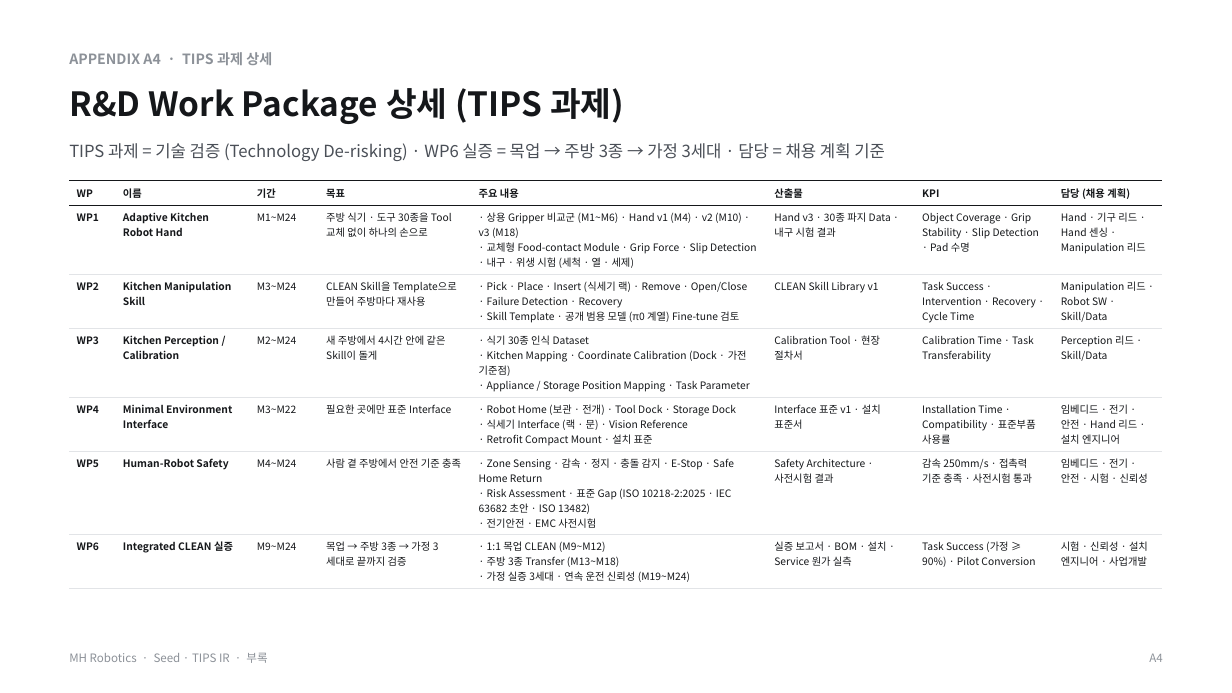
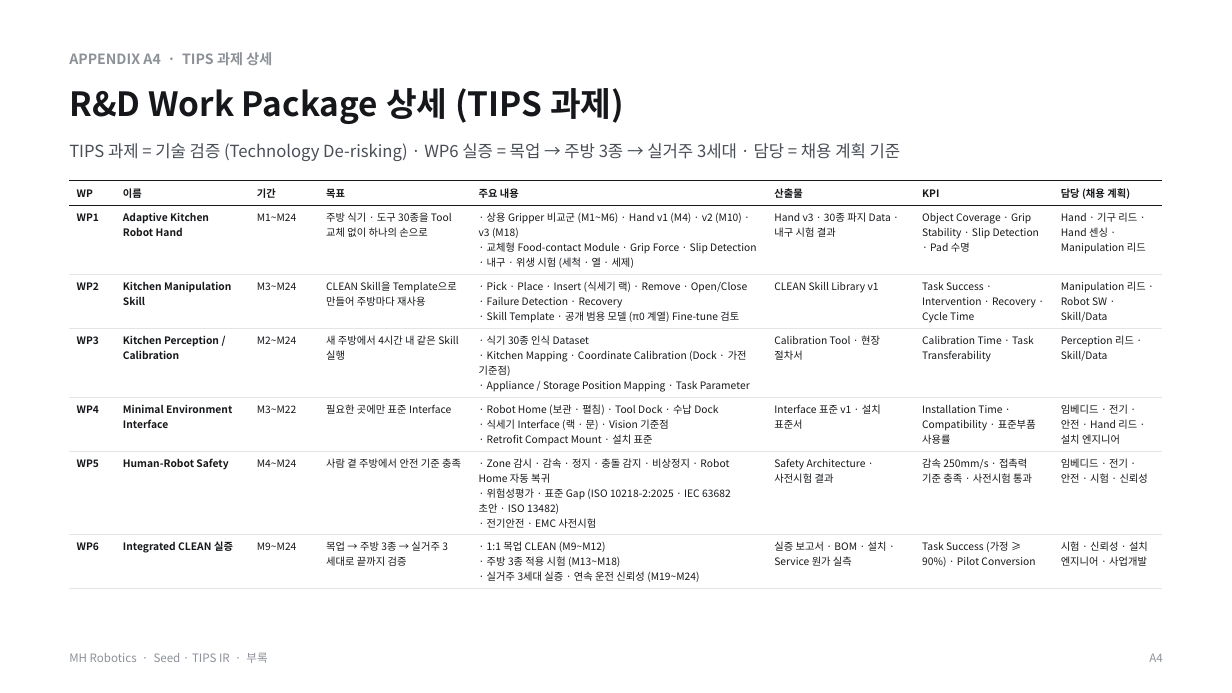
Before and after one commit to kimdonghyun2789-hash/D, a slide deck: slide 23 of MH/MH_Robotics_Seed_TIPS_IR_Final.pptx. Drawn at 1232x693 pixels with LibreOffice and Linux fonts; fonts in the diff are those of the drawing. Boxes give left, top, right and bottom in pixels: in the first picture for what was removed or moved away, otherwise in the second. Text is boxed around its words. In the diff, an @@ line names an element or a change of style, - is before the commit and + after.

```diff
--- a/MH/MH_Robotics_Seed_TIPS_IR_Final.pptx
+++ b/MH/MH_Robotics_Seed_TIPS_IR_Final.pptx
@@ text at [69,143,901,161]: text changed @@
-TIPS 과제 = 기술 검증 (Technology De-risking) · WP6 실증 = 목업 → 주방 3종 → 가정 3세대 · 담당 = 채용 계획 기준
+TIPS 과제 = 기술 검증 (Technology De-risking) · WP6 실증 = 목업 → 주방 3종 → 실거주 3세대 · 담당 = 채용 계획 기준
@@ table at [69,181,1163,588] @@
-row 4, column 4: 새 주방에서 4시간 안에 같은 Skill이 돌게
+row 4, column 4: 새 주방에서 4시간 내 같은 Skill 실행
-row 5, column 5: · Robot Home (보관 · 전개) · Tool Dock · Storage Dock / · 식세기 Interface (랙 · 문) · Vision Reference / · Retrofit Compact Mount · 설치 표준
+row 5, column 5: · Robot Home (보관 · 펼침) · Tool Dock · 수납 Dock / · 식세기 Interface (랙 · 문) · Vision 기준점 / · Retrofit Compact Mount · 설치 표준
-row 6, column 5: · Zone Sensing · 감속 · 정지 · 충돌 감지 · E-Stop · Safe Home Return / · Risk Assessment · 표준 Gap (ISO 10218-2:2025 · IEC 63682 초안 · ISO 13482) / · 전기안전 · EMC 사전시험
+row 6, column 5: · Zone 감시 · 감속 · 정지 · 충돌 감지 · 비상정지 · Robot Home 자동 복귀 / · 위험성평가 · 표준 Gap (ISO 10218-2:2025 · IEC 63682 초안 · ISO 13482) / · 전기안전 · EMC 사전시험
-row 7, column 4: 목업 → 주방 3종 → 가정 3세대로 끝까지 검증
+row 7, column 4: 목업 → 주방 3종 → 실거주 3세대로 끝까지 검증
-row 7, column 5: · 1:1 목업 CLEAN (M9~M12) / · 주방 3종 Transfer (M13~M18) / · 가정 실증 3세대 · 연속 운전 신뢰성 (M19~M24)
+row 7, column 5: · 1:1 목업 CLEAN (M9~M12) / · 주방 3종 적용 시험 (M13~M18) / · 실거주 3세대 실증 · 연속 운전 신뢰성 (M19~M24)
```
Also in this commit, not shown: 42 other slides changed, 34 other files.
